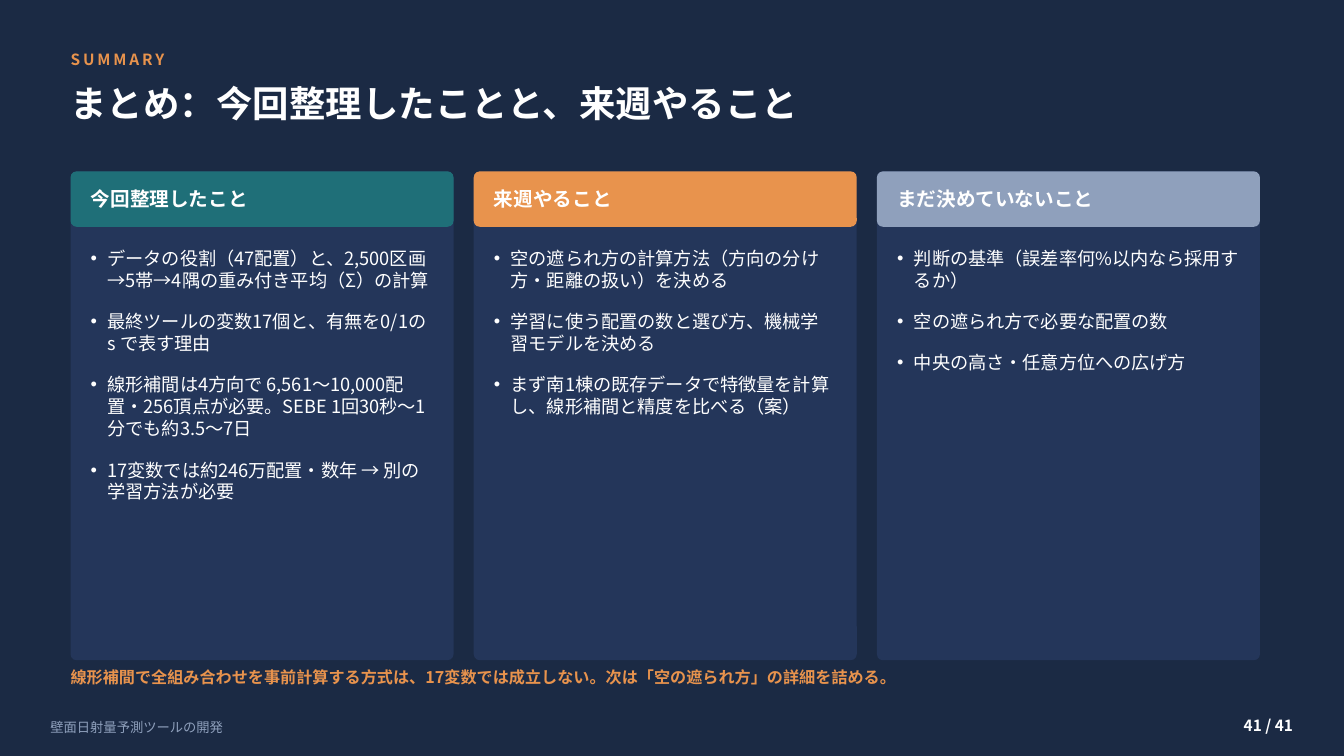
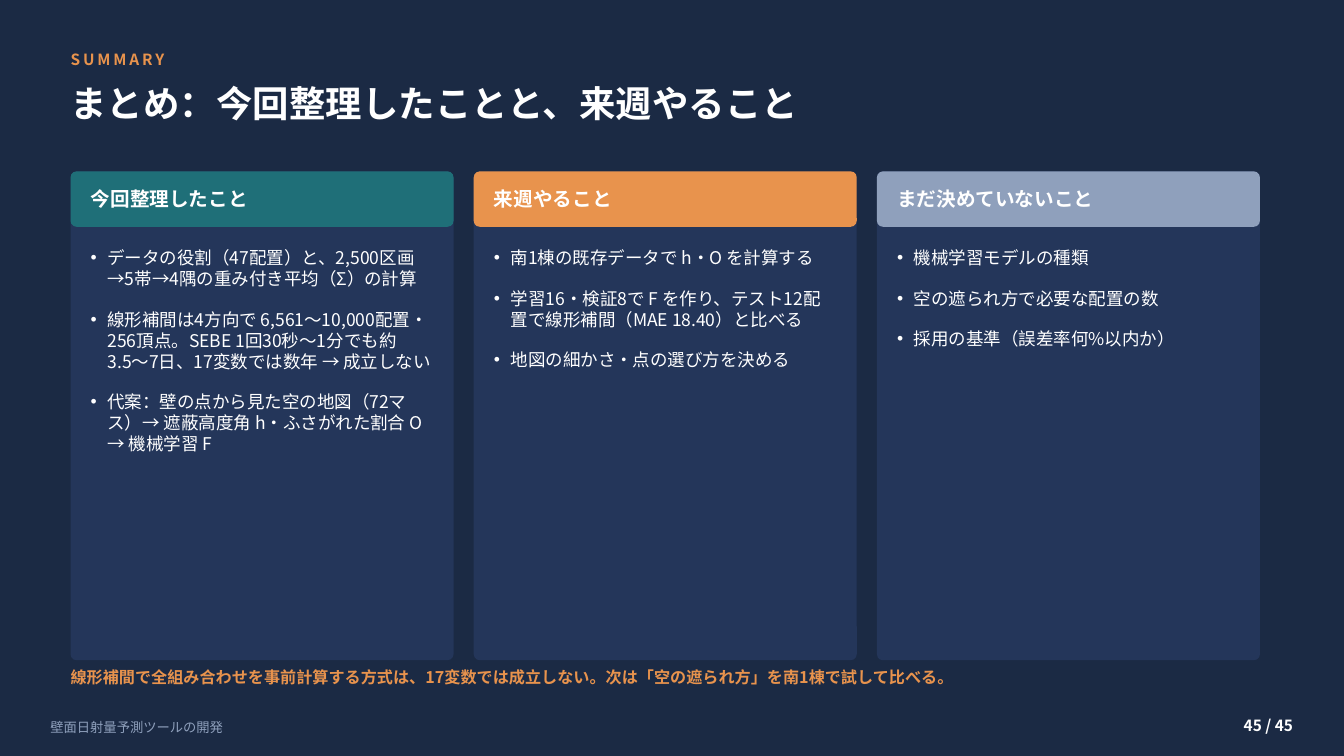
Before and after one commit to koyoy1016-gif/koyo1016, a slide deck: slide 45 of slides/壁面日射量予測ツールの開発_補足付き.pptx (slide 41 before the commit). Drawn at 1344x756 pixels with LibreOffice and Linux fonts; fonts in the diff are those of the drawing. Boxes give left, top, right and bottom in pixels: in the first picture for what was removed or moved away, otherwise in the second. Text is boxed around its words. In the diff, an @@ line names an element or a change of style, - is before the commit and + after.

```diff
--- a/slides/壁面日射量予測ツールの開発_補足付き.pptx
+++ b/slides/壁面日射量予測ツールの開発_補足付き.pptx
@@ text at (x1=108, y1=249, x2=417, y2=287): size 13 to 12.5 pt in "データの役割（47配置）と、2,500区画→5帯→4隅の重み付き平均（Σ）の計算" @@
@@ text at (x1=511, y1=249, x2=821, y2=368): text changed; size 13 to 12.5 pt @@
-• 空の遮られ方の計算方法（方向の分け方・距離の扱い）を決める
-• 学習に使う配置の数と選び方、機械学習モデルを決める
-• まず南1棟の既存データで特徴量を計算し、線形補間と精度を比べる（案）
+• 南1棟の既存データで h・O を計算する
+• 学習16・検証8で F を作り、テスト12配置で線形補間（MAE 18.40）と比べる
+• 地図の細かさ・点の選び方を決める
@@ text at (x1=914, y1=249, x2=1089, y2=266): text changed; size 13 to 12.5 pt @@
-• 判断の基準（誤差率何%以内なら採用するか）
+• 機械学習モデルの種類
@@ text at (x1=914, y1=290, x2=1159, y2=307): size 13 to 12.5 pt in "空の遮られ方で必要な配置の数" @@
@@ text at (x1=108, y1=311, x2=430, y2=452): text changed; size 13 to 12.5 pt @@
-• 最終ツールの変数17個と、有無を0/1の s で表す理由
-• 線形補間は4方向で 6,561〜10,000配置・256頂点が必要。SEBE 1回30秒〜1分でも約3.5〜7日
-• 17変数では約246万配置・数年 → 別の学習方法が必要
+• 線形補間は4方向で 6,561〜10,000配置・256頂点。SEBE 1回30秒〜1分でも約3.5〜7日、17変数では数年 → 成立しない
+• 代案：壁の点から見た空の地図（72マス）→ 遮蔽高度角 h・ふさがれた割合 O → 機械学習 F
@@ text at (x1=914, y1=330, x2=1175, y2=347): text changed; size 13 to 12.5 pt @@
-• 中央の高さ・任意方位への広げ方
+• 採用の基準（誤差率何%以内か）
@@ text at (x1=71, y1=669, x2=954, y2=685): text changed @@
-線形補間で全組み合わせを事前計算する方式は、17変数では成立しない。次は「空の遮られ方」の詳細を詰める。
+線形補間で全組み合わせを事前計算する方式は、17変数では成立しない。次は「空の遮られ方」を南1棟で試して比べる。
@@ text at (x1=1244, y1=719, x2=1293, y2=731): text changed @@
-41 / 41
+45 / 45
```
Also in this commit, not shown: 40 other slides changed, 4 slides added, 5 other files.
